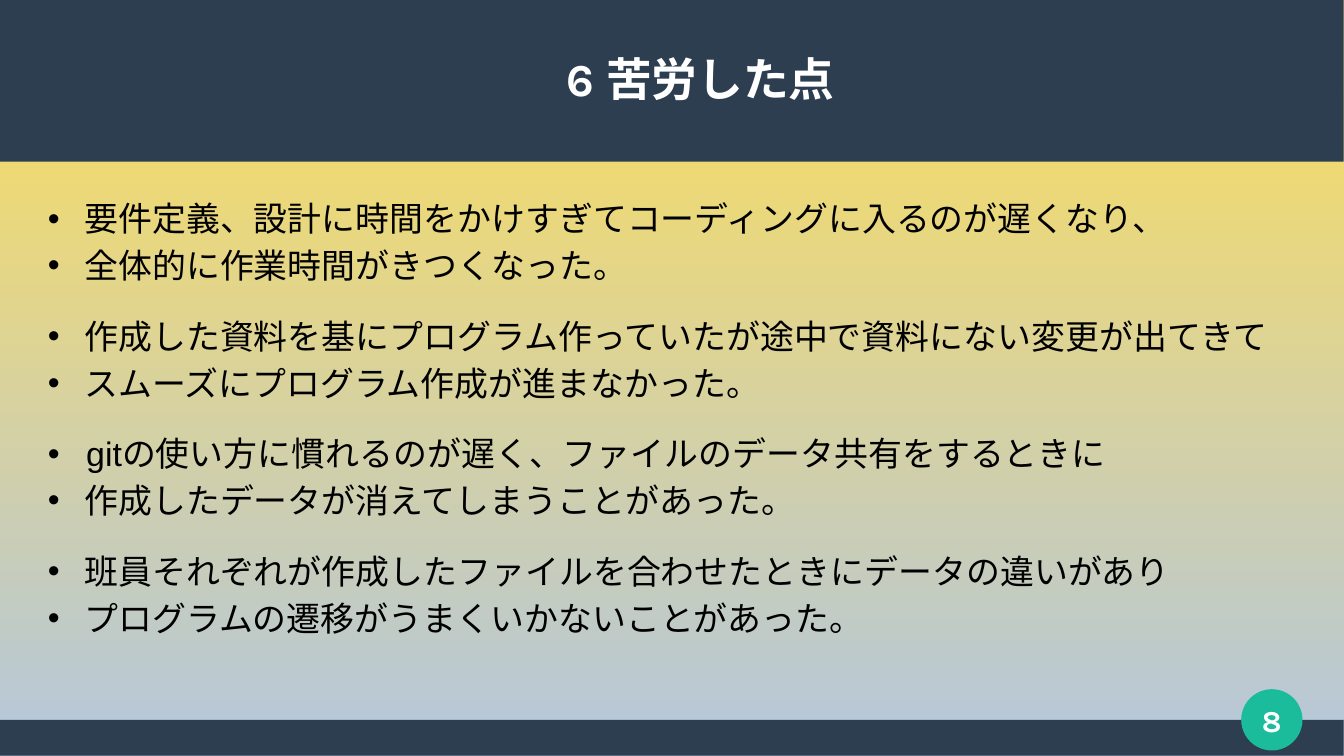
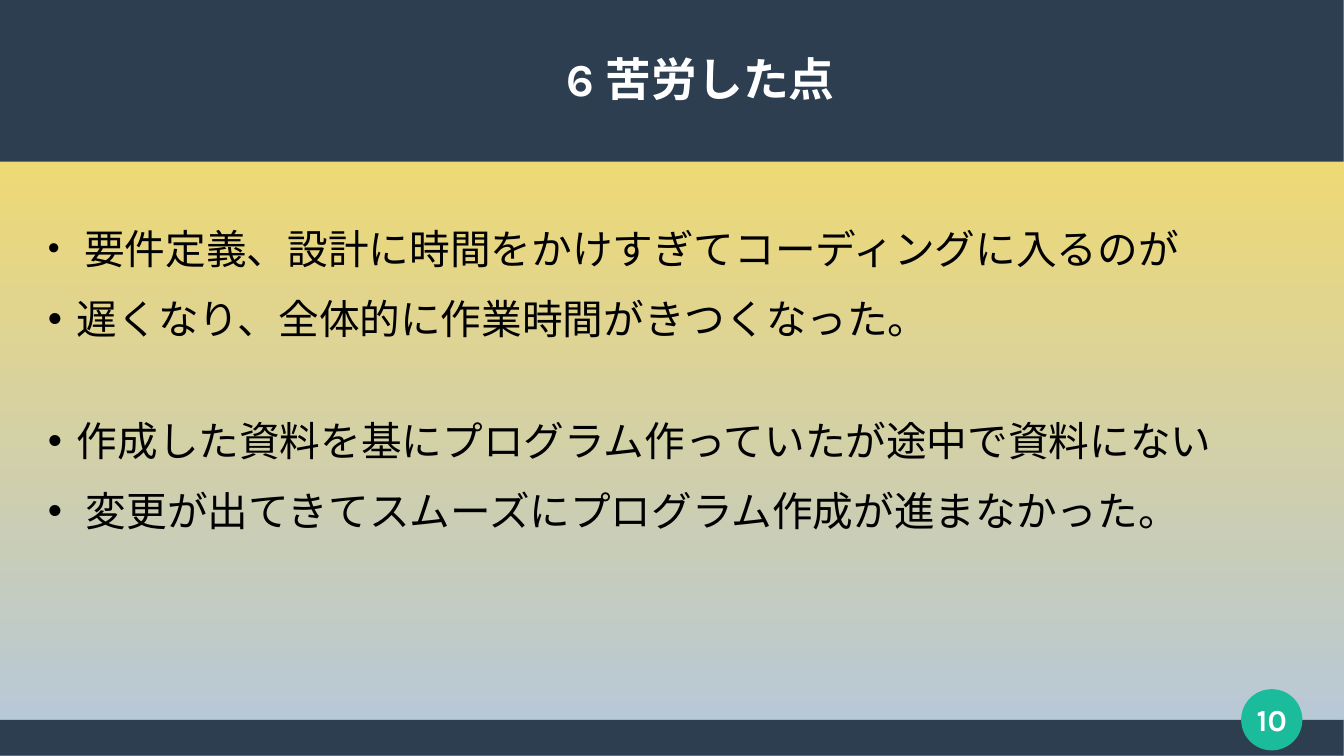
Before and after one commit to 2022java42-student006/document, a slide deck: slide 10 of 発表用スライド(清水作成版).pptx (slide 8 before the commit). Drawn at 1344x756 pixels with LibreOffice and Linux fonts; fonts in the diff are those of the drawing. Boxes give left, top, right and bottom in pixels: in the first picture for what was removed or moved away, otherwise in the second. Text is boxed around its words. In the diff, an @@ line names an element or a change of style, - is before the commit and + after.

Commit message:
かえました

```diff
--- a/発表用スライド(清水作成版).pptx
+++ b/発表用スライド(清水作成版).pptx
@@ subtitle at <box>77,229,1212,530</box>: text changed; size 20 to 24 pt @@
-• 要件定義、設計に時間をかけすぎてコーディングに入るのが遅くなり、
-• 全体的に作業時間がきつくなった。
-• 作成した資料を基にプログラム作っていたが途中で資料にない変更が出てきて
-• スムーズにプログラム作成が進まなかった。
-• gitの使い方に慣れるのが遅く、ファイルのデータ共有をするときに
-• 作成したデータが消えてしまうことがあった。
-• 班員それぞれが作成したファイルを合わせたときにデータの違いがあり
-• プログラムの遷移がうまくいかないことがあった。
+• 要件定義、設計に時間をかけすぎてコーディングに入るのが
+• 遅くなり、全体的に作業時間がきつくなった。
+• 作成した資料を基にプログラム作っていたが途中で資料にない
+• 変更が出てきてスムーズにプログラム作成が進まなかった。
@@ page number at <box>1257,711,1287,732</box>: text changed @@
-8
+10
```
Also in this commit, not shown: 4 other slides changed, 3 slides added.
